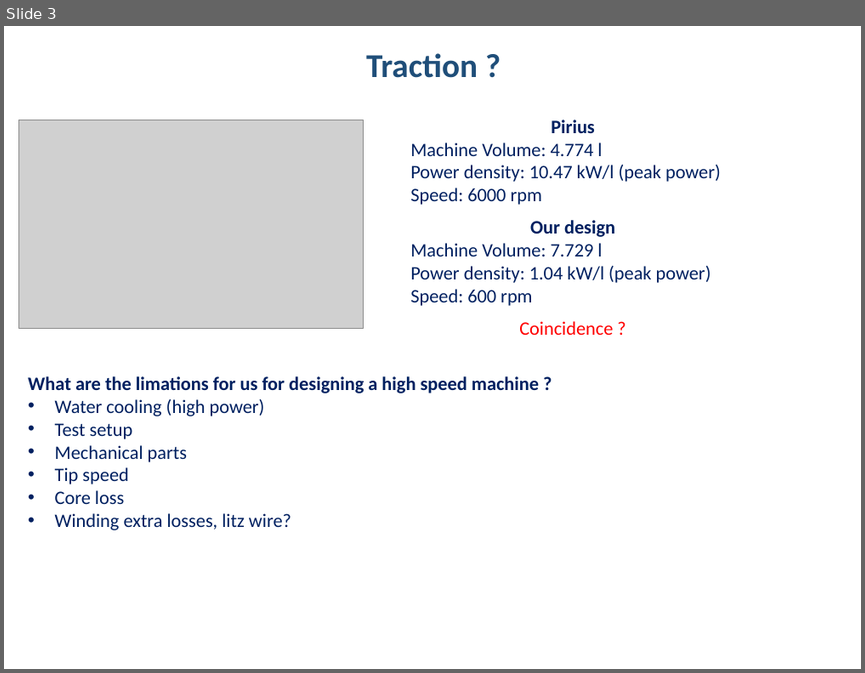
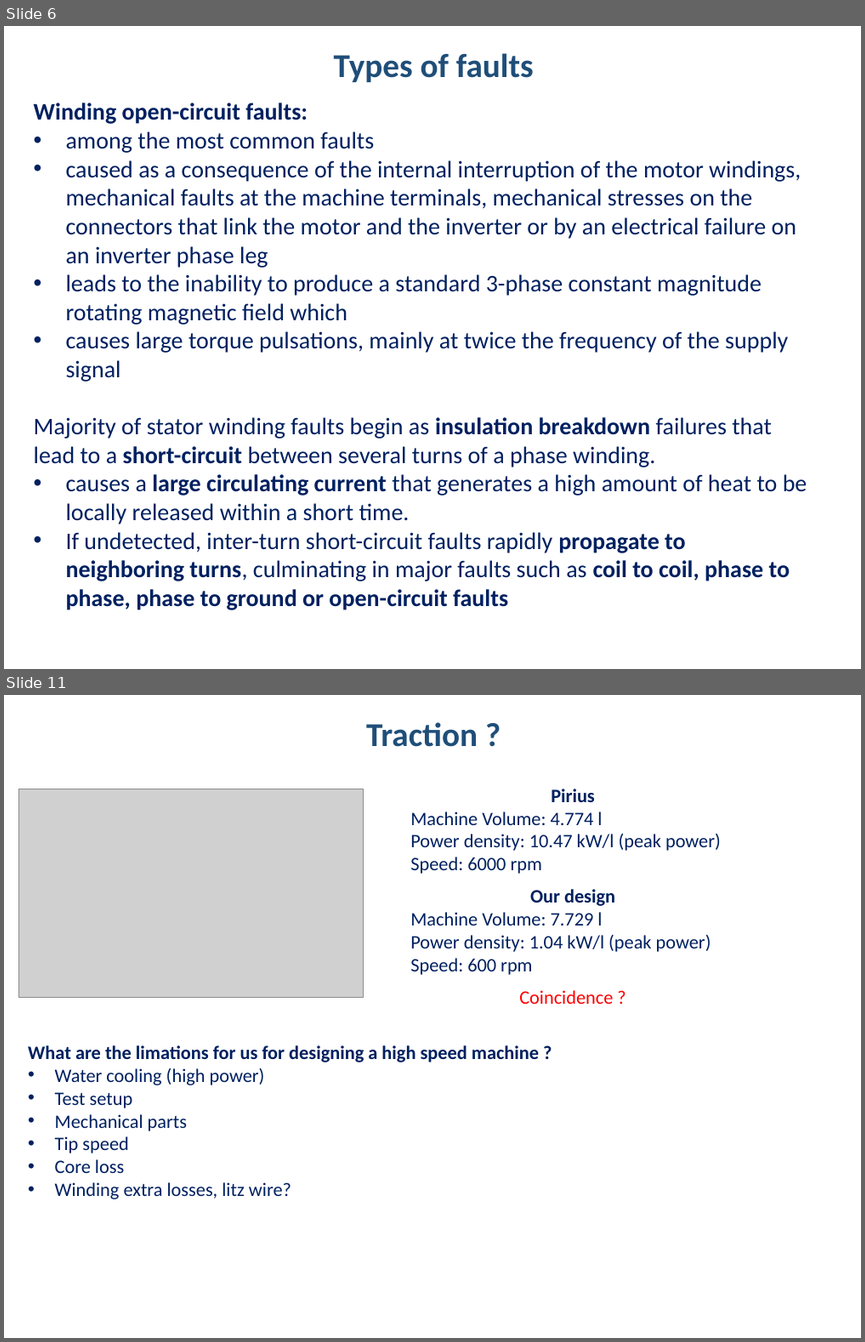
Before and after one commit to hakanpolat/IMMD, a slide deck: Literature/immd_ver2_research.pptx. Shown one above the other, each under a label of ours: slide 3 before the commit, slides 6 and 11 after it; the slides between them are not shown. The pictures are 865x673 and 865x1342 pixels, drawn with LibreOffice and Linux fonts; fonts in the diff are those of the drawing; grey boxes stand for pictures. Boxes give left, top, right and bottom in pixels: in the first picture for what was removed or moved away, otherwise in the second. Text is boxed around its words. In the diff, an @@ line names an element or a change of style, - is before the commit and + after.

```diff
--- a/Literature/immd_ver2_research.pptx
+++ b/Literature/immd_ver2_research.pptx
@@ slide 6 added at bbox=[4, 26, 861, 669], background #FFFFFF @@
@@ text added at bbox=[334, 53, 534, 82], 28 pt, text #1F4E79, bold @@
+Types of faults
@@ text added at bbox=[34, 102, 807, 610], 20 pt, text #002060 @@
+Winding open-circuit faults:
+• among the most common faults
+• caused as a consequence of the internal interruption of the motor windings, mechanical faults at the machine terminals, mechanical stresses on the connectors that link the motor and the inverter or by an electrical failure on an inverter phase leg
+• leads to the inability to produce a standard 3-phase constant magnitude rotating magnetic field which
+• causes large torque pulsations, mainly at twice the frequency of the supply signal
+Majority of stator winding faults begin as insulation breakdown failures that lead to a short-circuit between several turns of a phase winding.
+• causes a large circulating current that generates a high amount of heat to be locally released within a short time.
+• If undetected, inter-turn short-circuit faults rapidly propagate to neighboring turns, culminating in major faults such as coil to coil, phase to phase, phase to ground or open-circuit faults
@@ what was slide 3 is now slide 11 @@
```
Also in this commit, not shown: 1 slide changed, 7 other slides added, 1 other file.
